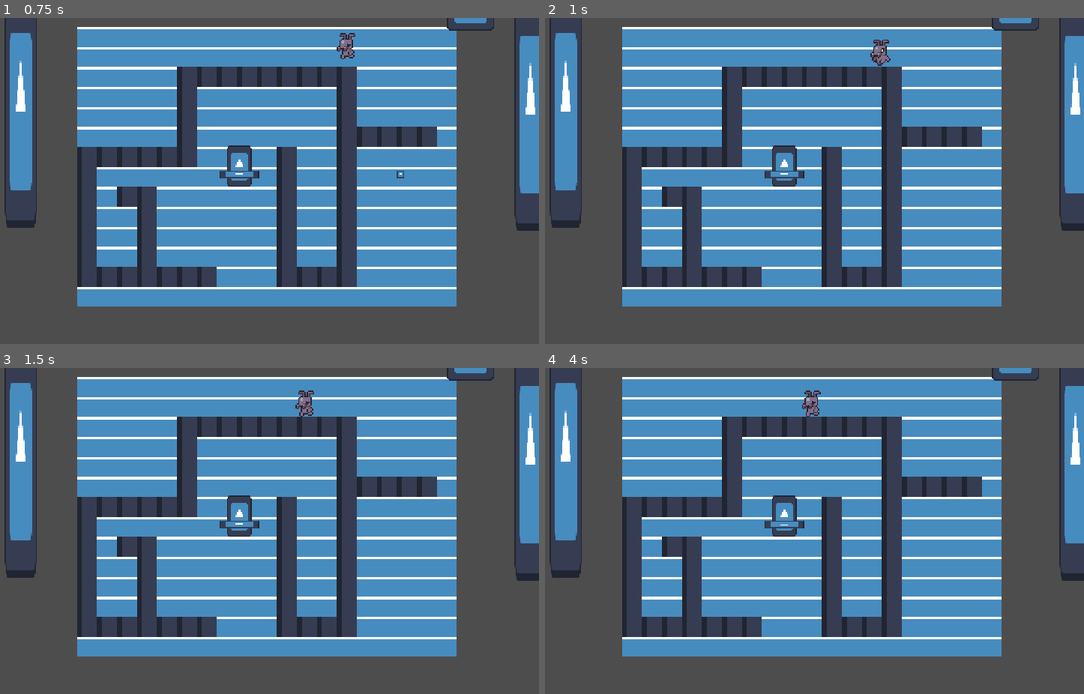
Above: before the commit, frames 1-4 (two rows, left to right).
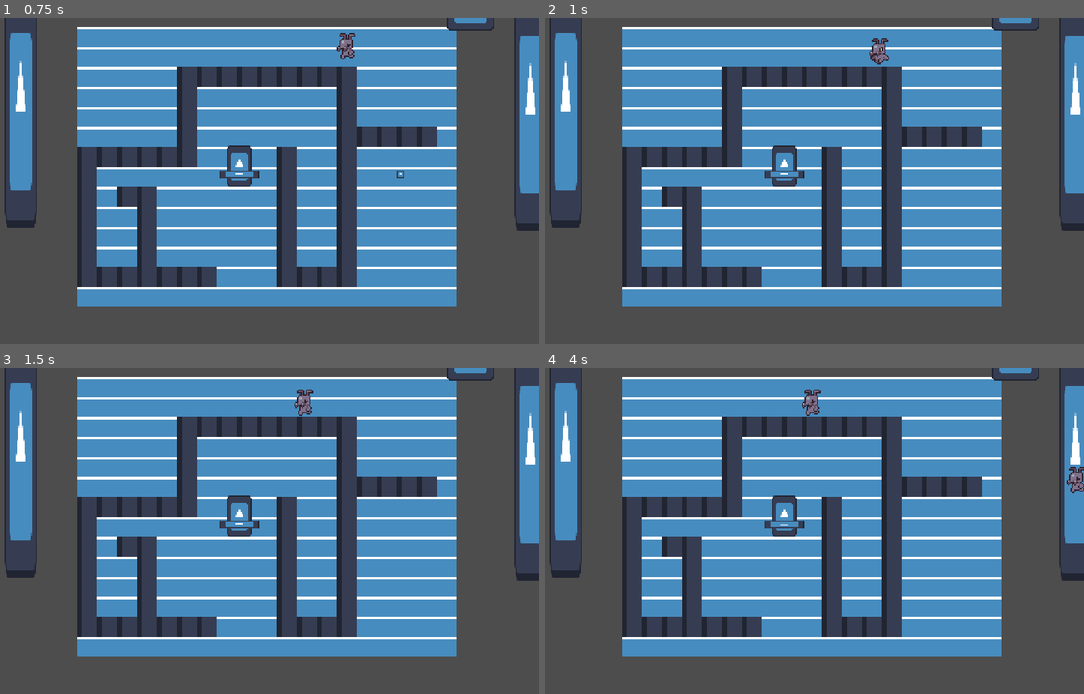
Above: after the commit, the same moments.

Repository: kikis05/SquirrelGame
Game: Godot game, scene res://scenes/main.tscn
Same seed, same stepped clock (60 frames per second), same inputs: the game is played once before the commit and once after it. The engine's default icon, where the game draws it, is replaced by a stand-in: a white triangle on a blue panel in a dark square.
Inputs:
- Up to frame 1 (0.75 s): hold Right (attack_right) from 0.53 s (still down)
- Up to frame 2 (1 s): keep holding Right (attack_right)
- Up to frame 3 (1.5 s): release Right (attack_right) at 1.28 s; hold Down (attack_down) from 1.28 s (still down)
- Up to frame 4 (4 s): release Down (attack_down) at 2.03 s; hold Right (attack_right) 2.03-2.78 s; hold Up (attack_up) 2.78-3.53 s; hold Left (attack_left) from 3.53 s (still down)

Frame 1 is identical in both runs. In frame 2, 0.2% of the frame differs, in the area x 60-65%, y 6-15%; in frame 3, 0.2%; in frame 4, 0.3%, in the area x 47-100%, y 6-39%.

Commit message:
Ant death animation
It looks so good (!!)

Diff:
--- a/entities/enemies/ant_enemy/ant_enemy.gd
+++ b/entities/enemies/ant_enemy/ant_enemy.gd
@@ -1,6 +1,8 @@
 extends BaseEnemy
 
 @onready var state_machine: Node = $"State Machine"
+@onready var animatedsprite2d: AnimatedSprite2D = $"AnimatedSprite2D"
+
 
 func _init():
 	health = 3
@@ -20,7 +22,6 @@
 func _ready():
 	player = get_tree().get_first_node_in_group("player")
 	if player.position.x > position.x:
-		var animatedsprite2d: AnimatedSprite2D = $"AnimatedSprite2D"
 		animatedsprite2d.flip_h = true
 		flipped = true
 
@@ -35,8 +36,7 @@
 	health -= damage
 
 func die():
-	# play death animation
-	queue_free() # UPDATE TEMP
+	change_animation("death")
 
 func flip():
 	var attackbox: Area2D = $"AttackBox"
@@ -45,6 +45,9 @@
 	animatedsprite2d.flip_h = !animatedsprite2d.flip_h
 	flipped = !flipped
 
+func change_animation(name):
+	if animatedsprite2d != null:
+		animatedsprite2d.play(name)
 
 func _on_hit_box_area_entered(area):
 	if area.name.to_lower() == "bullet":
@@ -61,3 +64,7 @@
 
 func _on_nav_timer_timeout():
 	pass # Replace with function body.
+
+func _on_animated_sprite_2d_animation_finished():
+	if animatedsprite2d.animation == "death":
+		queue_free()
--- a/entities/enemies/ant_enemy/ant_enemy.tscn
+++ b/entities/enemies/ant_enemy/ant_enemy.tscn
@@ -37,6 +37,22 @@
 atlas = ExtResource("2_v46lh")
 region = Rect2(96, 32, 32, 32)
 
+[sub_resource type="AtlasTexture" id="AtlasTexture_lo61s"]
+atlas = ExtResource("2_v46lh")
+region = Rect2(0, 128, 32, 32)
+
+[sub_resource type="AtlasTexture" id="AtlasTexture_h5bie"]
+atlas = ExtResource("2_v46lh")
+region = Rect2(32, 128, 32, 32)
+
+[sub_resource type="AtlasTexture" id="AtlasTexture_w5o0l"]
+atlas = ExtResource("2_v46lh")
+region = Rect2(64, 128, 32, 32)
+
+[sub_resource type="AtlasTexture" id="AtlasTexture_ypuhm"]
+atlas = ExtResource("2_v46lh")
+region = Rect2(96, 128, 32, 32)
+
 [sub_resource type="AtlasTexture" id="AtlasTexture_33y1n"]
 atlas = ExtResource("2_v46lh")
 region = Rect2(0, 64, 32, 32)
@@ -52,6 +68,18 @@
 [sub_resource type="AtlasTexture" id="AtlasTexture_8geyk"]
 atlas = ExtResource("2_v46lh")
 region = Rect2(96, 64, 32, 32)
+
+[sub_resource type="AtlasTexture" id="AtlasTexture_uerhd"]
+atlas = ExtResource("2_v46lh")
+region = Rect2(0, 96, 32, 32)
+
+[sub_resource type="AtlasTexture" id="AtlasTexture_v46lh"]
+atlas = ExtResource("2_v46lh")
+region = Rect2(32, 96, 32, 32)
+
+[sub_resource type="AtlasTexture" id="AtlasTexture_wec8x"]
+atlas = ExtResource("2_v46lh")
+region = Rect2(64, 96, 32, 32)
 
 [sub_resource type="SpriteFrames" id="SpriteFrames_wec8x"]
 animations = [{
@@ -88,6 +116,23 @@
 }, {
 "frames": [{
 "duration": 1.0,
+"texture": SubResource("AtlasTexture_lo61s")
+}, {
+"duration": 1.0,
+"texture": SubResource("AtlasTexture_h5bie")
+}, {
+"duration": 1.0,
+"texture": SubResource("AtlasTexture_w5o0l")
+}, {
+"duration": 1.0,
+"texture": SubResource("AtlasTexture_ypuhm")
+}],
+"loop": false,
+"name": &"death",
+"speed": 5.0
+}, {
+"frames": [{
+"duration": 1.0,
 "texture": SubResource("AtlasTexture_33y1n")
 }, {
 "duration": 1.0,
@@ -102,10 +147,24 @@
 "loop": true,
 "name": &"idle",
 "speed": 5.0
+}, {
+"frames": [{
+"duration": 1.0,
+"texture": SubResource("AtlasTexture_uerhd")
+}, {
+"duration": 1.0,
+"texture": SubResource("AtlasTexture_v46lh")
+}, {
+"duration": 1.0,
+"texture": SubResource("AtlasTexture_wec8x")
+}],
+"loop": false,
+"name": &"stun",
+"speed": 5.0
 }]
 
 [sub_resource type="CapsuleShape2D" id="CapsuleShape2D_rnb2k"]
-radius = 3.0
+radius = 4.0
 height = 14.0
 
 [sub_resource type="CapsuleShape2D" id="CapsuleShape2D_uerhd"]
@@ -126,7 +185,7 @@
 [node name="AnimatedSprite2D" type="AnimatedSprite2D" parent="."]
 position = Vector2(0, -16)
 sprite_frames = SubResource("SpriteFrames_wec8x")
-animation = &"attack"
+animation = &"stun"
 autoplay = "chase"
 frame = 2
 frame_progress = 1.0
@@ -183,6 +242,7 @@
 script = ExtResource("8_uerhd")
 enemy = NodePath("../..")
 
+[connection signal="animation_finished" from="AnimatedSprite2D" to="." method="_on_animated_sprite_2d_animation_finished"]
 [connection signal="timeout" from="NavTimer" to="." method="_on_nav_timer_timeout"]
 [connection signal="body_entered" from="AttackBox" to="." method="_on_attack_box_body_entered"]
 [connection signal="body_exited" from="AttackBox" to="." method="_on_attack_box_body_exited"]
--- a/entities/enemies/base_enemy.gd
+++ b/entities/enemies/base_enemy.gd
@@ -31,3 +31,6 @@
 
 func die():
 	queue_free()
+
+func change_animation(_name: String):
+	pass
--- a/entities/enemies/states/attack_state.gd
+++ b/entities/enemies/states/attack_state.gd
@@ -12,6 +12,7 @@
 	add_child(timer)
 	enemy.set_velocity(Vector2.ZERO)
 	enemy.stunned = true
+	enemy.change_animation("stun")
 
 func exit():
 	timer.queue_free()
--- a/entities/enemies/states/chase_state.gd
+++ b/entities/enemies/states/chase_state.gd
@@ -9,6 +9,7 @@
 
 func enter():
 	player = get_tree().get_first_node_in_group("player")
+	enemy.change_animation("chase")
 
 func physics_update(_delta: float):
 	var direction = player.global_position - enemy.global_position
--- a/entities/enemies/states/idle_state.gd
+++ b/entities/enemies/states/idle_state.gd
@@ -15,6 +15,7 @@
 
 func enter():
 	player = get_tree().get_first_node_in_group("player")
+	enemy.change_animation("idle")
 	randomize_wander()
 
 func update(delta: float):
--- a/entities/enemies/states/stun_state.gd
+++ b/entities/enemies/states/stun_state.gd
@@ -17,6 +17,7 @@
 	timer.timeout.connect(on_timer_finished)
 	add_child(timer)
 	player = get_tree().get_first_node_in_group("player")
+	enemy.change_animation("stun")
 
 	# how far back the enemy flies
 	enemy.set_velocity(Vector2.ZERO)
--- a/scenes/main.tscn
+++ b/scenes/main.tscn
@@ -78,6 +78,15 @@
 [node name="Enemy" parent="." instance=ExtResource("3_sugp2")]
 position = Vector2(395, 48)
 
+[node name="Ant Enemy4" parent="." instance=ExtResource("4_jyhfs")]
+position = Vector2(960, 192)
+
+[node name="Ant Enemy3" parent="." instance=ExtResource("4_jyhfs")]
+position = Vector2(640, 128)
+
+[node name="Ant Enemy2" parent="." instance=ExtResource("4_jyhfs")]
+position = Vector2(1280, 256)
+
 [node name="Ant Enemy" parent="." instance=ExtResource("4_jyhfs")]
 position = Vector2(320, 64)
 
Binary file changed: assets/enemies/ant_anims1.png
Not shown: 1 places in entities/enemies/ant_enemy/ant_enemy.tscn that only renumber resources
